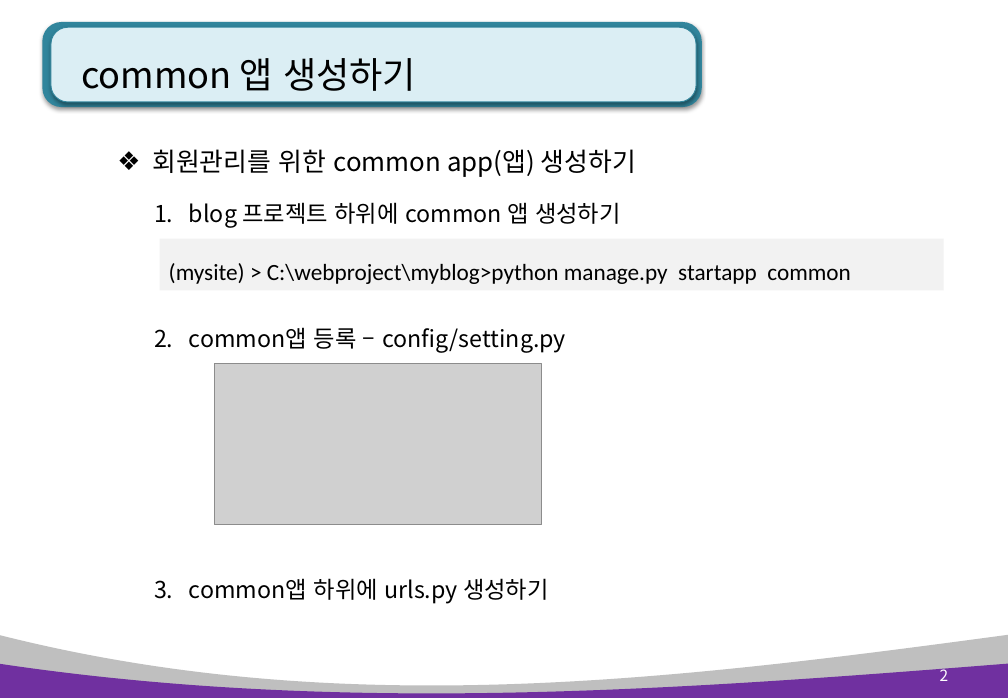
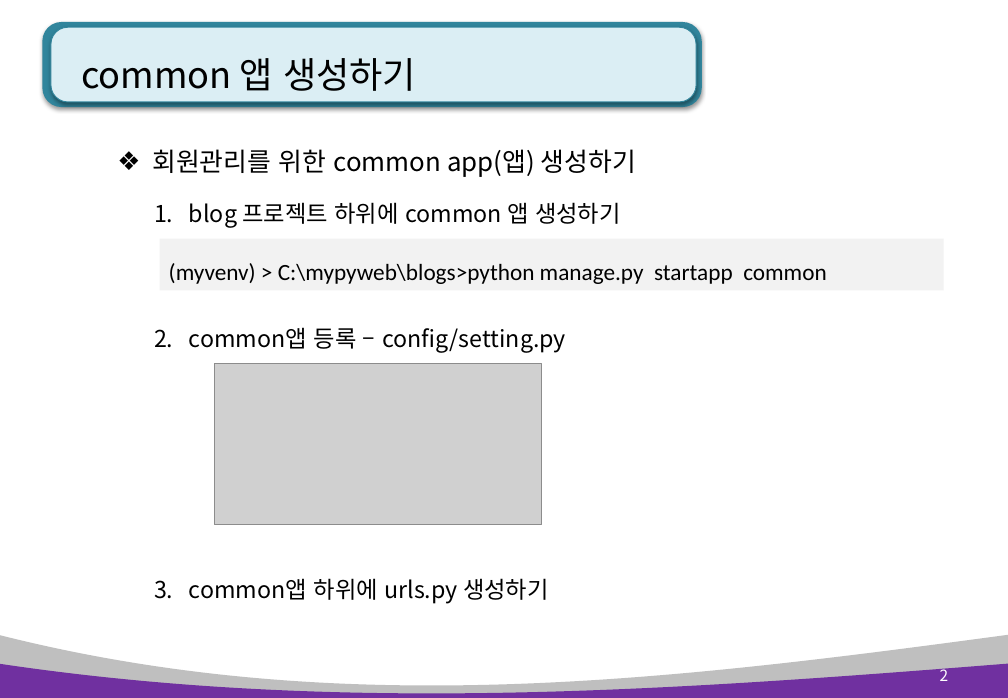
Before and after one commit to kiyongee2/green_project_web, a slide deck: slide 2 of django_ppt/blog_ppt/2장. blog 회원 관리.pptx. Drawn at 1008x698 pixels with LibreOffice and Linux fonts; fonts in the diff are those of the drawing; grey boxes stand for pictures. Boxes give left, top, right and bottom in pixels: in the first picture for what was removed or moved away, otherwise in the second. Text is boxed around its words. In the diff, an @@ line names an element or a change of style, - is before the commit and + after.

```diff
--- a/django_ppt/blog_ppt/2장. blog 회원 관리.pptx
+++ b/django_ppt/blog_ppt/2장. blog 회원 관리.pptx
@@ text in rectangle at box(169, 263, 826, 284): text changed @@
-(mysite) > C:\webproject\myblog>python manage.py startapp common
+(myvenv) > C:\mypyweb\blogs>python manage.py startapp common
```
Also in this commit, not shown: 1 other slide changed, 2 other files.
